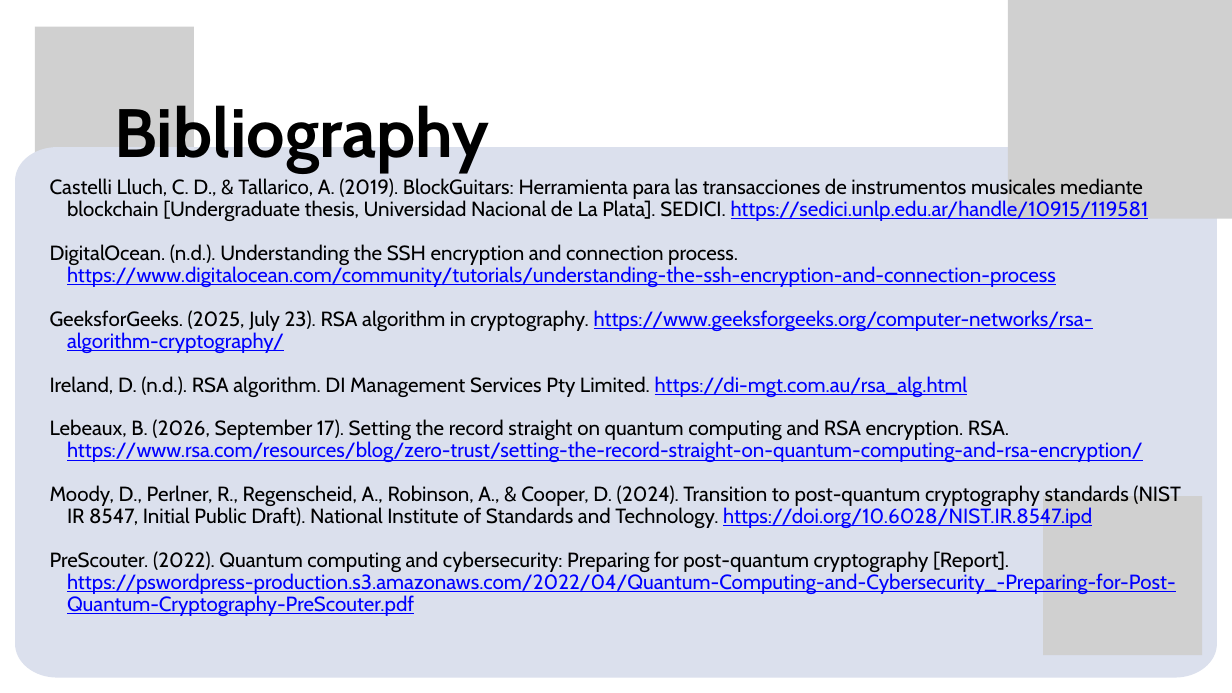
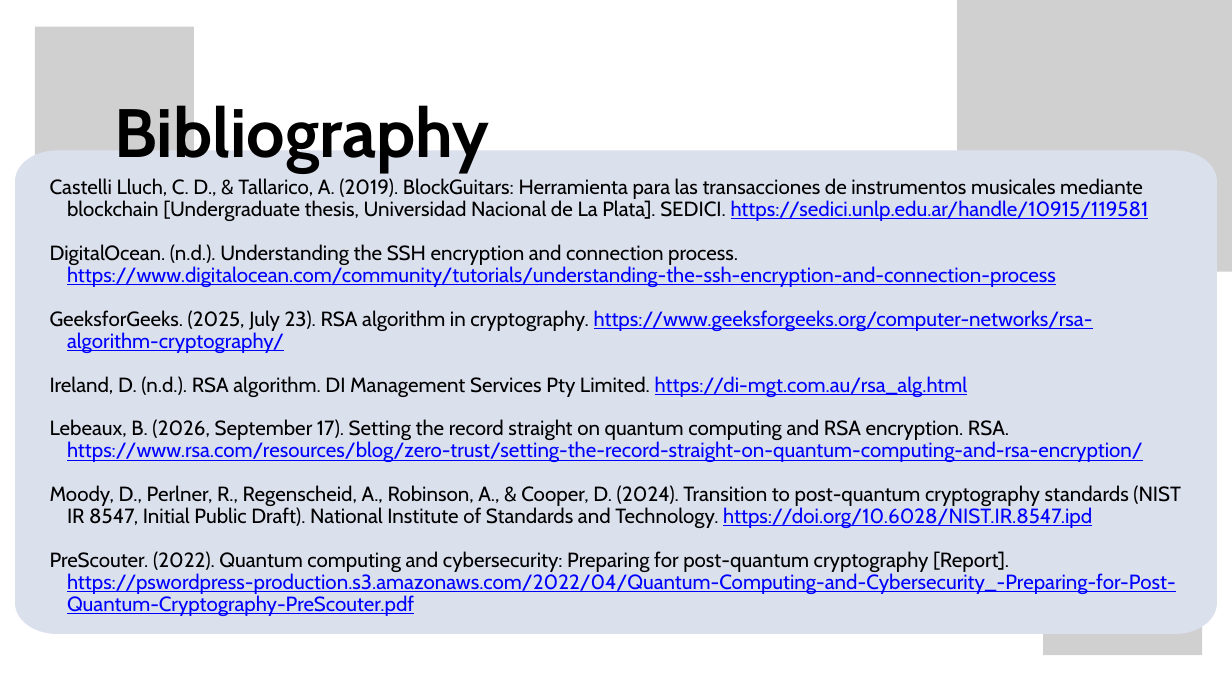
Before and after one commit to Muffinszer/cep146-teamproject1, a slide deck: slide 9 of CEP146NBB_Project1.pptx. Drawn at 1232x693 pixels with LibreOffice and Linux fonts; fonts in the diff are those of the drawing; grey boxes stand for pictures. Boxes give left, top, right and bottom in pixels: in the first picture for what was removed or moved away, otherwise in the second. Text is boxed around its words. In the diff, an @@ line names an element or a change of style, - is before the commit and + after.

```diff
--- a/CEP146NBB_Project1.pptx
+++ b/CEP146NBB_Project1.pptx
@@ picture: place and size @@
-picture at [1008,0,1232,219]
+picture at [957,0,1232,272]
@@ freeform shape: place and size @@
-freeform shape at [15,147,1217,678]
+freeform shape at [15,150,1217,634]
```
Also in this commit, not shown: 8 other slides changed.
